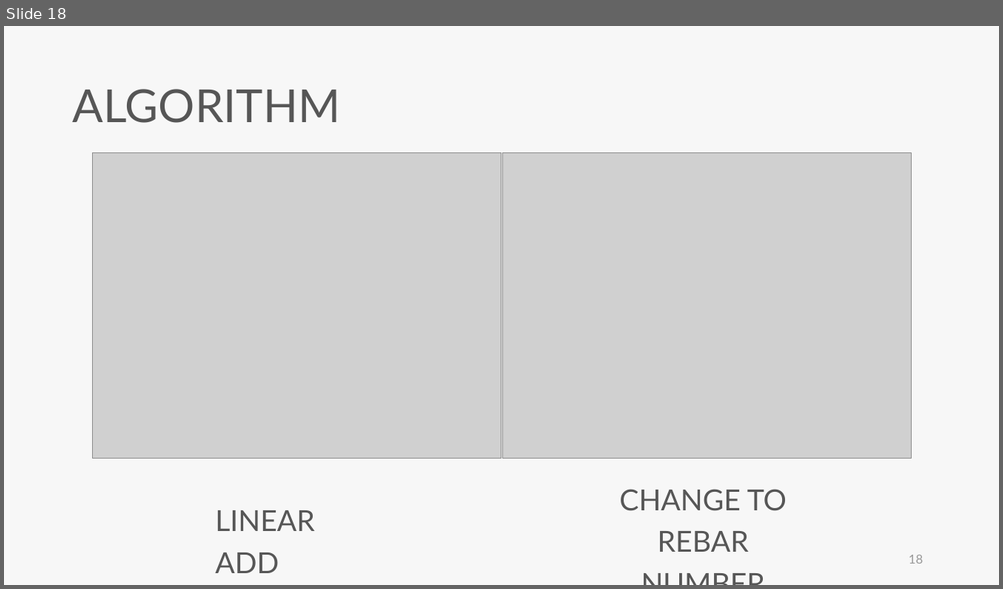
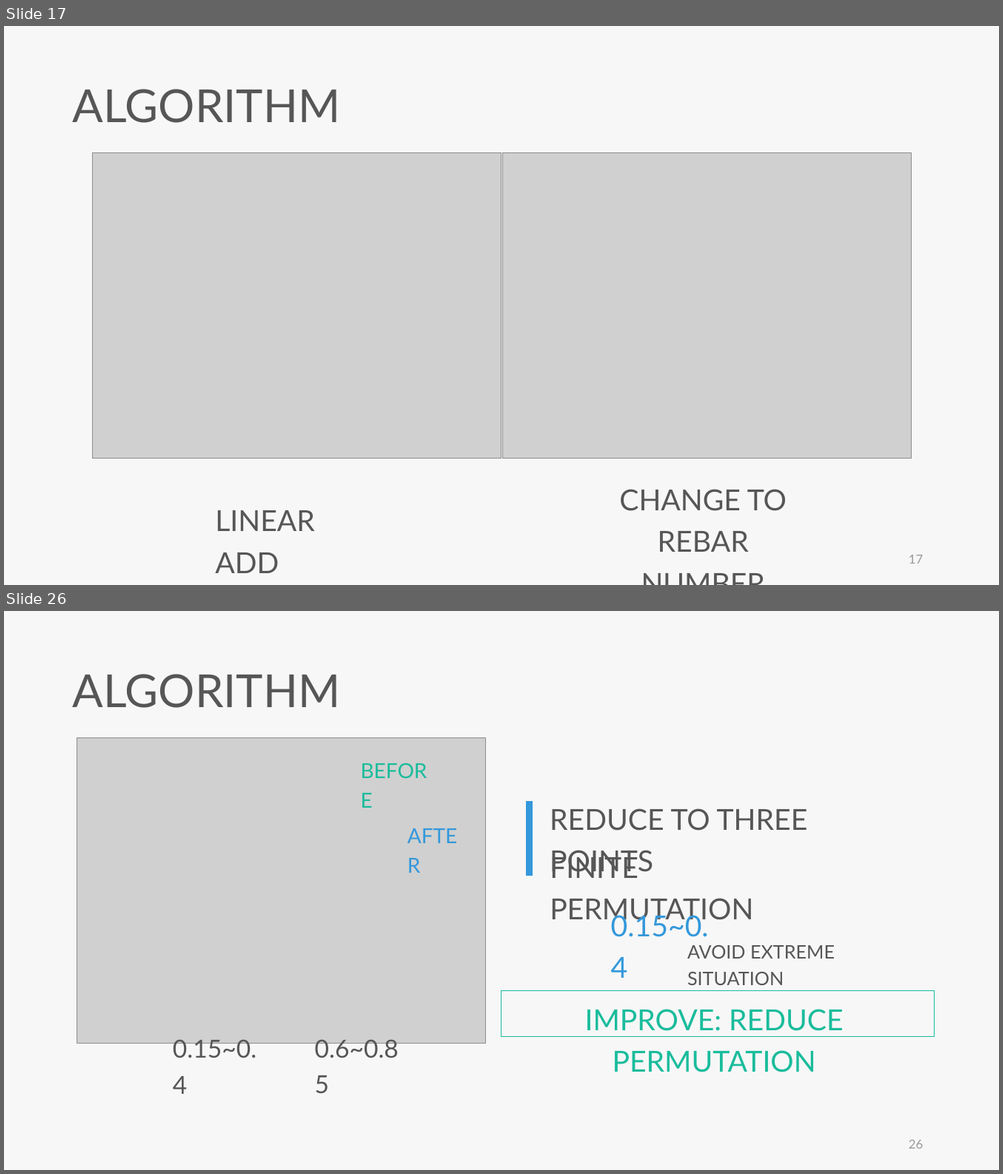
Before and after one commit to skyran1278/VbaProject, a slide deck: 20180126_SmartSplice/20180920_Meeting/20180920 Meeting.pptx. Shown one above the other, each under a label of ours: slide 18 before the commit, slides 17 and 26 after it; the slides between them are not shown. The pictures are 1003x589 and 1003x1174 pixels, drawn with LibreOffice and Linux fonts; fonts in the diff are those of the drawing; grey boxes stand for pictures. Boxes give left, top, right and bottom in pixels: in the first picture for what was removed or moved away, otherwise in the second. Text is boxed around its words. In the diff, an @@ line names an element or a change of style, - is before the commit and + after.

```diff
--- a/20180126_SmartSplice/20180920_Meeting/20180920 Meeting.pptx
+++ b/20180126_SmartSplice/20180920_Meeting/20180920 Meeting.pptx
@@ slide 26 added at <box>4,611,999,1170</box>, background #F7F7F7 @@
@@ text added at <box>73,674,341,708</box>, 44 pt, text #565656 @@
+ALGORITHM
@@ picture added at <box>77,738,486,1044</box> @@
@@ text added at <box>361,749,438,786</box>, 20 pt, text #1ABC9C @@
+BEFORE
@@ line added from (529, 801) to (529, 876), #3498DB 6 pt @@
@@ text added at <box>549,809,808,877</box>, 28 pt, text #565656 @@
+REDUCE TO THREE POINTS
@@ text added at <box>407,815,471,852</box>, 20 pt, text #3498DB @@
+AFTER
@@ text added at <box>549,852,753,925</box>, 28 pt, text #565656 @@
+FINITE PERMUTATION
@@ text added at <box>611,911,708,978</box>, 28 pt, text #3498DB @@
+0.15~0.4
@@ text added at <box>687,945,834,985</box>, 18 pt, text #565656 @@
+AVOID EXTREME SITUATION
@@ rectangle added at <box>502,991,934,1037</box>, outline #1ABC9C 0.75 pt, 28 pt, text #1ABC9C @@
+IMPROVE: REDUCE PERMUTATION
@@ text added at <box>173,1039,256,1094</box>, 24 pt, text #565656 @@
+0.15~0.4
@@ text added at <box>315,1039,398,1058</box>, 24 pt, text #565656 @@
+0.6~0.85
@@ page number added at <box>908,1140,922,1149</box>, 12 pt, text #9A9A9A @@
+26
@@ what was slide 18 is now slide 17 @@
@@ page number at <box>908,555,922,564</box>: text changed @@
-18
+17
```
Also in this commit, not shown: 11 slides changed, 11 other slides added, 2 slides removed, 6 other files.
